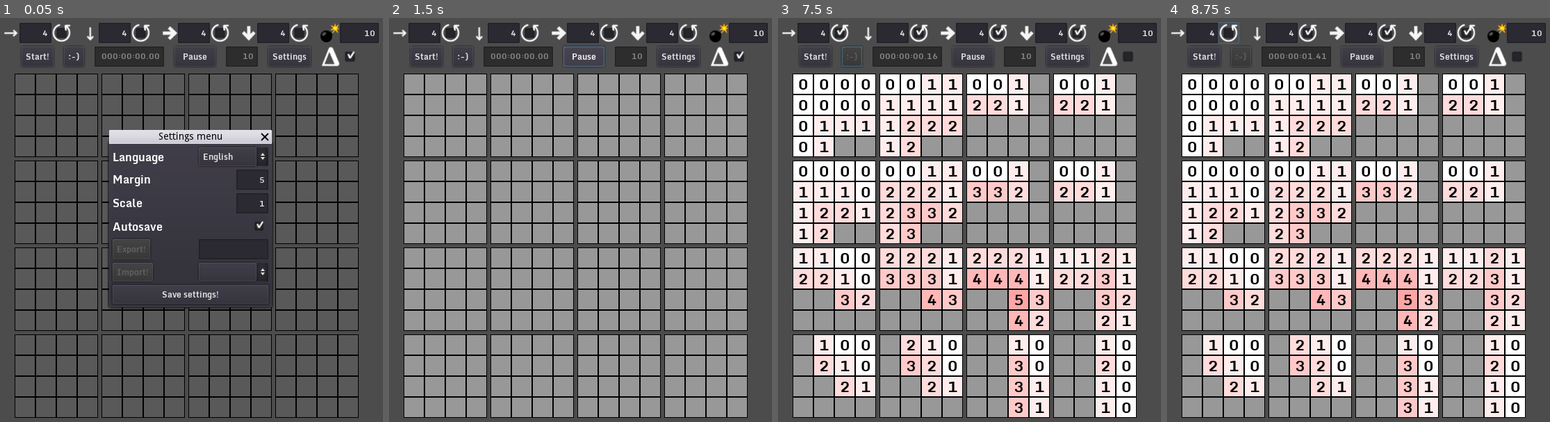
Above: before the commit, frames 1-4 (left to right).
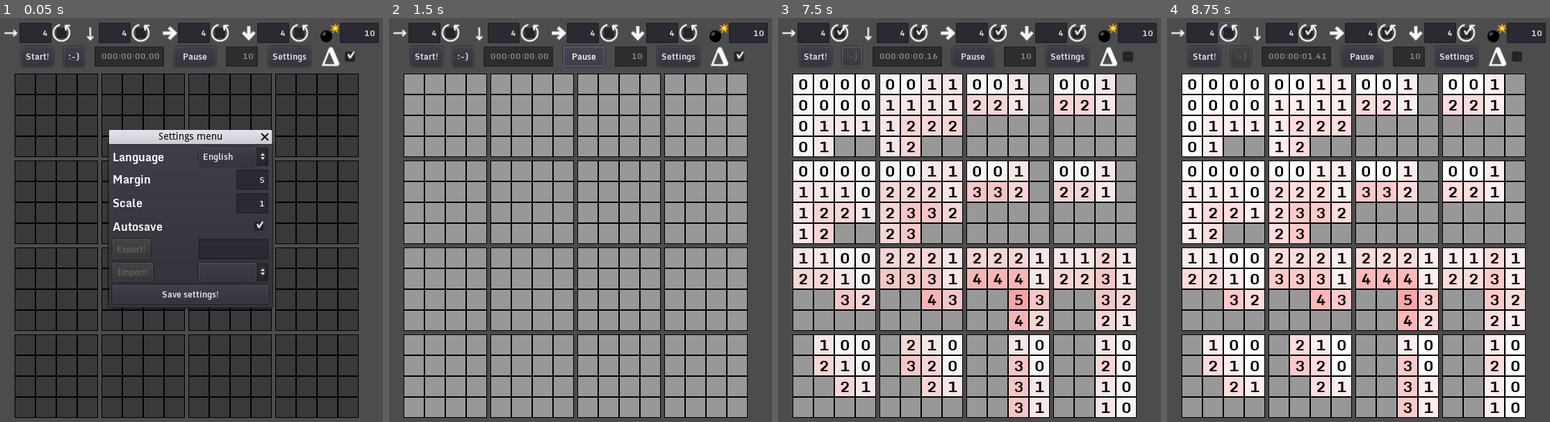
Above: after the commit, the same moments.

Repository: Alzager/4D-Minesweeper-Archived
Game: Godot game, scene res://Main.tscn
Two runs of this game, one before a commit and one after it. Both use one fixed random seed, a clock stepped at 60 frames per second and the inputs below.
Inputs (mouse positions are in pixels of both pictures, inside the frame that each line leads up to):
- Up to frame 1 (0.05 s): no input
- Up to frame 2 (1.5 s): click (622, 248) at 0.52 s; type "12" at 0.6 s; click "Pause" at 1.25 s
- Up to frame 3 (7.5 s): click (1126, 54) at 2 s; click "Start!" at 2.75 s; click "Start!" at 3.5 s; click (839, 34) at 4.25 s; click (919, 34) at 5 s; click (996, 34) at 5.75 s; click (1076, 34) at 6.5 s; click ":-)" at 7.25 s
- Up to frame 4 (8.75 s): click (1228, 34) at 8 s

The runs differ from the first frame. In frame 1, 47% of the frame differs, in the area x 3-94%, y 13-99%; in frame 2, nothing differs; in frame 3, less than 0.1%; in frame 4, nothing differs.
Error before the commit: Invalid call. Nonexistent function 'redraw' in base 'Area2D (Block.gd)'. (res://Menu.gd:251)

Commit message:
changed Block animation

Diff:
--- a/source/Block.gd
+++ b/source/Block.gd
@@ -2,13 +2,17 @@
 
 var _mine_texture = ImageTexture.new()
 var _flag_texture = ImageTexture.new()
-var _style_border = StyleBoxFlat.new()
-var _style_background = StyleBoxFlat.new()
+var _background_start_color = Color(0.1, 0.1, 0.1)
+var _background_end_color = Color(0.1, 0.1, 0.1)
+var _background_color_progress = 1
+var _highlight_start_color = Color(0, 0, 0)
+var _highlight_end_color = Color(0, 0, 0)
+var _highlight_color_progress = 1
+var _color_step_size = 5
 var _highlighted = false
 var _lowlighted = false
 var _delta_number = number
 var _changed = false
-var _color_step_size = 5
 var coordinates = [-1, -1, -1, -1]
 var mine = false
 var state = "covered" # in {"covered", "uncovered", "flagged"}
@@ -26,14 +30,21 @@
 func _process(delta):
 	if _changed:
 		_changed = false
+		redraw(delta)
+
+func redraw(delta = 0):
 		var _temp_changed = false
-		var _target_background = Color(0.1, 0.1, 0.1)
-		if _highlighted && $Border.modulate.g < 1:
-			$Border.modulate = Color(0, clamp($Border.modulate.g + _color_step_size * delta, 0, 1), clamp($Border.modulate.b + _color_step_size * delta, 0, 1))
-			_temp_changed = _temp_changed || $Border.modulate.g < 1
-		elif ! _highlighted && $Border.modulate.g > 0:
-			$Border.modulate = Color(0, clamp($Border.modulate.g - _color_step_size * delta, 0, 1), clamp($Border.modulate.b - _color_step_size * delta, 0, 1))
-			_temp_changed = _temp_changed || $Border.modulate.g > 0
+		_highlight_color_progress = clamp(_highlight_color_progress + _color_step_size * delta, 0, 1)
+		var _target_highlight = Color(0, 0, 0)
+		if _highlighted:
+			_target_highlight = Color(0, 1, 1)
+		if ! _target_highlight == _highlight_end_color:
+			_highlight_start_color = $Border.modulate
+			_highlight_end_color = _target_highlight
+			_highlight_color_progress = clamp(_color_step_size * delta, 0, 1)
+		if ! $Border.modulate == _highlight_end_color:
+			$Border.modulate = _highlight_start_color + (_highlight_end_color - _highlight_start_color) * _highlight_color_progress
+			_temp_changed = _temp_changed || ! $Border.modulate == _highlight_end_color
 		if global.delta:
 			$Number.text = str(_delta_number)
 		else:
@@ -44,6 +55,8 @@
 			$Number.get_font("font").size = 21 * global.scale
 		$Number.rect_size = Vector2(0, 0)
 		$Number.rect_position = $Border.rect_size / 2 - $Number.rect_size / 2
+		_background_color_progress = clamp(_background_color_progress + _color_step_size * delta, 0, 1)
+		var _target_background = Color(0.1, 0.1, 0.1)
 		if global.paused && ! global.finished:
 			$Number.visible = false
 			$Sprite.visible = false
@@ -96,24 +109,13 @@
 						_target_background = Color(1, 0, 0)
 				else:
 					_target_background = Color(1, 1, 1)
-		if $Background.modulate.r > _target_background.r:
-			$Background.modulate.r = clamp($Background.modulate.r - _color_step_size * delta, _target_background.r, 1)
-			_temp_changed = _temp_changed || ! $Background.modulate.r == _target_background.r
-		elif $Background.modulate.r < _target_background.r:
-			$Background.modulate.r = clamp($Background.modulate.r + _color_step_size * delta, 0, _target_background.r)
-			_temp_changed = _temp_changed || ! $Background.modulate.r == _target_background.r
-		if $Background.modulate.g > _target_background.g:
-			$Background.modulate.g = clamp($Background.modulate.g - _color_step_size * delta, _target_background.g, 1)
-			_temp_changed = _temp_changed || ! $Background.modulate.g == _target_background.g
-		elif $Background.modulate.g < _target_background.g:
-			$Background.modulate.g = clamp($Background.modulate.g + _color_step_size * delta, 0, _target_background.g)
-			_temp_changed = _temp_changed || ! $Background.modulate.g == _target_background.g
-		if $Background.modulate.b > _target_background.b:
-			$Background.modulate.b = clamp($Background.modulate.b - _color_step_size * delta, _target_background.b, 1)
-			_temp_changed = _temp_changed || ! $Background.modulate.b == _target_background.b
-		elif $Background.modulate.b < _target_background.b:
-			$Background.modulate.b = clamp($Background.modulate.b + _color_step_size * delta, 0, _target_background.b)
-			_temp_changed = _temp_changed || ! $Background.modulate.b == _target_background.b
+		if ! _target_background == _background_end_color:
+			_background_start_color = $Background.modulate
+			_background_end_color = _target_background
+			_background_color_progress = clamp(_color_step_size * delta, 0, 1)
+		if ! $Background.modulate == _background_end_color:
+			$Background.modulate = _background_start_color + (_background_end_color - _background_start_color) * _background_color_progress
+			_temp_changed = _temp_changed || ! $Background.modulate == _background_end_color
 		_changed = _changed || _temp_changed
 
 func resize():
--- a/source/Main.tscn
+++ b/source/Main.tscn
@@ -9,7 +9,7 @@
 [ext_resource path="res://super_down.svg" type="Texture" id=7]
 [ext_resource path="res://super_right.svg" type="Texture" id=8]
 
-[node name="Main" type="Control" index="0"]
+[node name="Main" type="Control"]
 
 anchor_left = 0.0
 anchor_top = 0.0
--- a/source/Menu.gd
+++ b/source/Menu.gd
@@ -290,7 +290,7 @@
 		for b in range(global.blocks[0].size()):
 			for c in range(global.blocks[0][0].size()):
 				for d in range(global.blocks[0][0][0].size()):
-					global.blocks[a][b][c][d]._changed = true
+					global.blocks[a][b][c][d].redraw()
 	if global.paused:
 		$Line2/Pause.text = TranslationServer.translate("RESUME")
 		$Line2/Pause.hint_tooltip = TranslationServer.translate("RESUME_TOOLTIP")
--- a/source/global.gd
+++ b/source/global.gd
@@ -416,7 +416,7 @@
 		for b in range(global.blocks[0].size()):
 			for c in range(global.blocks[0][0].size()):
 				for d in range(global.blocks[0][0][0].size()):
-					blocks[a][b][c][d]._changed = true
+					blocks[a][b][c][d].redraw()
 
 func lose():
 	end()
Not shown: 7 places in source/Block.tscn that only renumber resources
